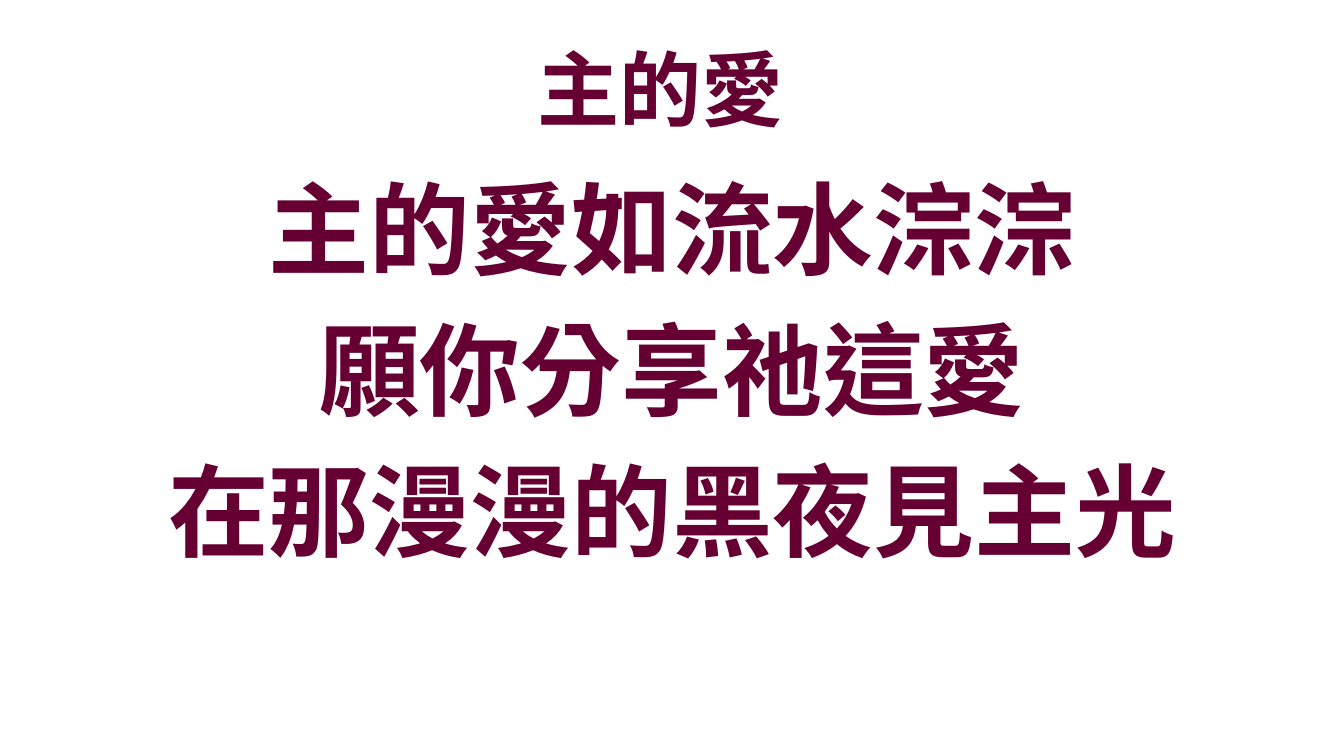
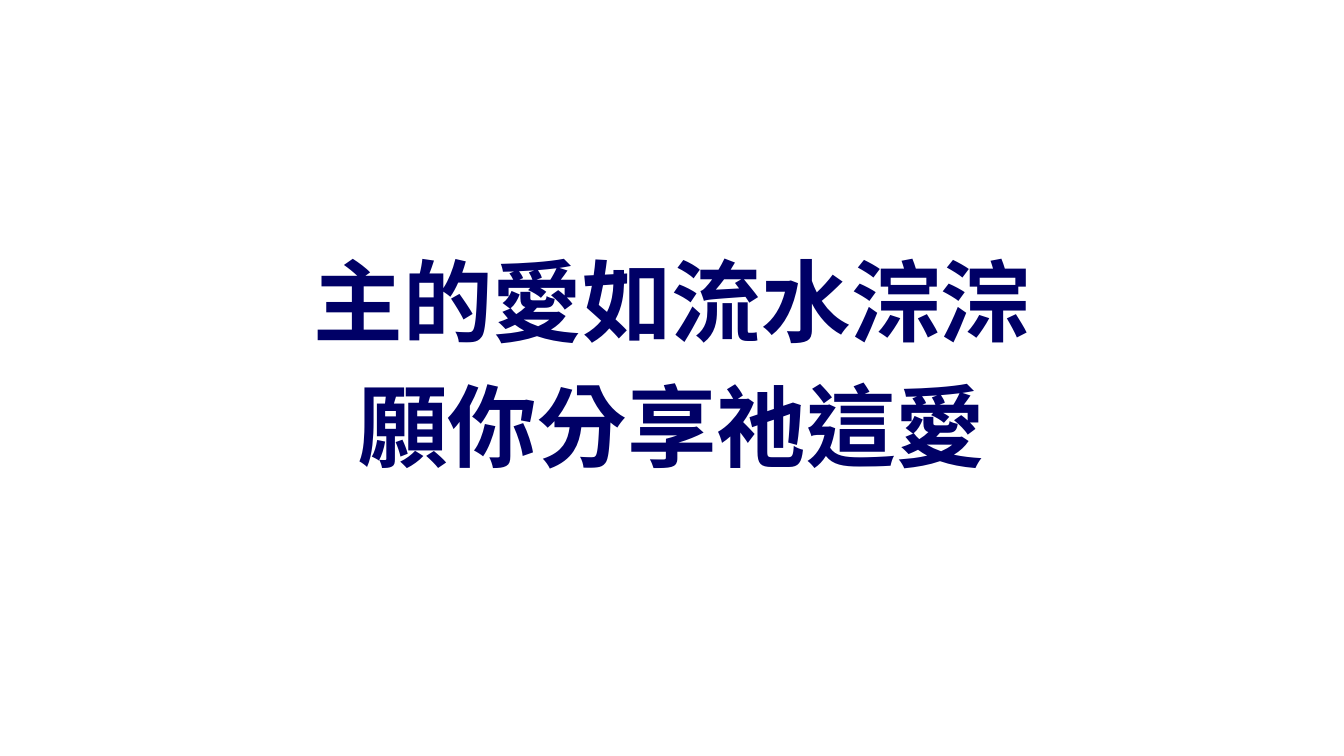
Before and after one commit to batisuoc/other-ppts, a slide deck: slide 44 of 聯合崇拜流程.pptx (slide 30 before the commit). Drawn at 1344x756 pixels with LibreOffice and Linux fonts; fonts in the diff are those of the drawing; background and template pictures are left out. Boxes give left, top, right and bottom in pixels: in the first picture for what was removed or moved away, otherwise in the second. Text is boxed around its words. In the diff, an @@ line names an element or a change of style, - is before the commit and + after.

```diff
--- a/聯合崇拜流程.pptx
+++ b/聯合崇拜流程.pptx
@@ title removed at <box>537,50,783,128</box> @@
-主的愛
@@ text "主的愛如流水淙淙": place and size @@
-text "主的愛如流水淙淙" at <box>168,181,1176,559</box>
+text "主的愛如流水淙淙" at <box>314,258,1031,469</box>
@@ text "主的愛如流水淙淙" at <box>314,258,1031,469</box>: size 54 to 48 pt, text colour #660033 to #000066; less space between paragraphs; vertical alignment top to middle @@
@@ text at <box>168,462,1176,559</box>: paragraph removed @@
-在那漫漫的黑夜見主光
```
Also in this commit, not shown: 13 other slides changed, 15 slides added, 1 slide removed.
